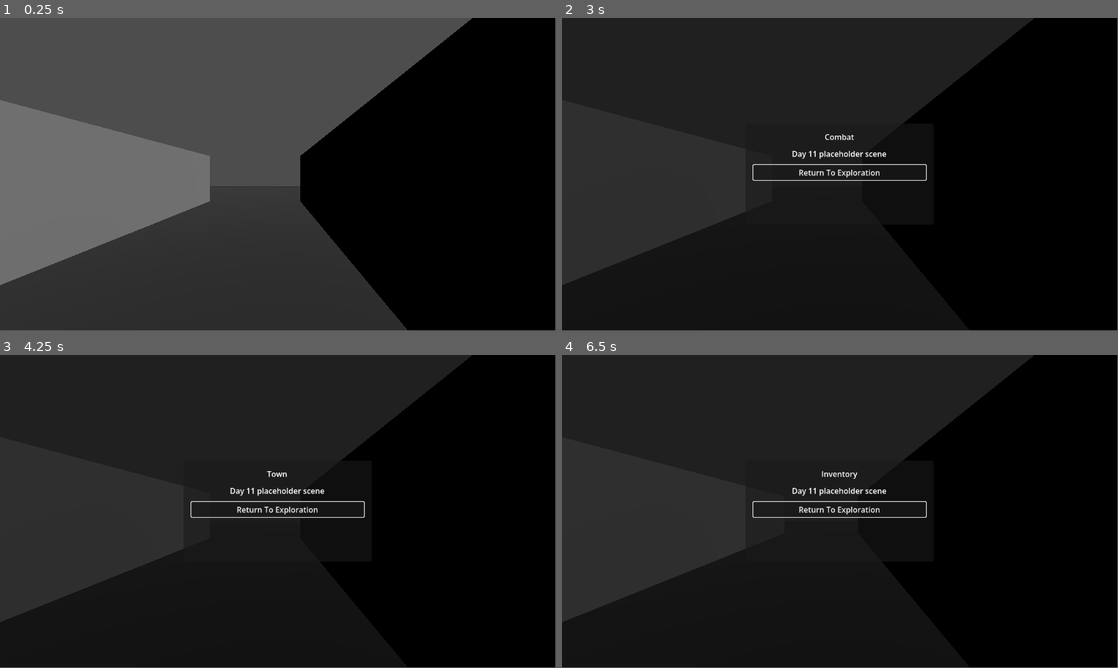
Above: before the commit, frames 1-4 (two rows, left to right).
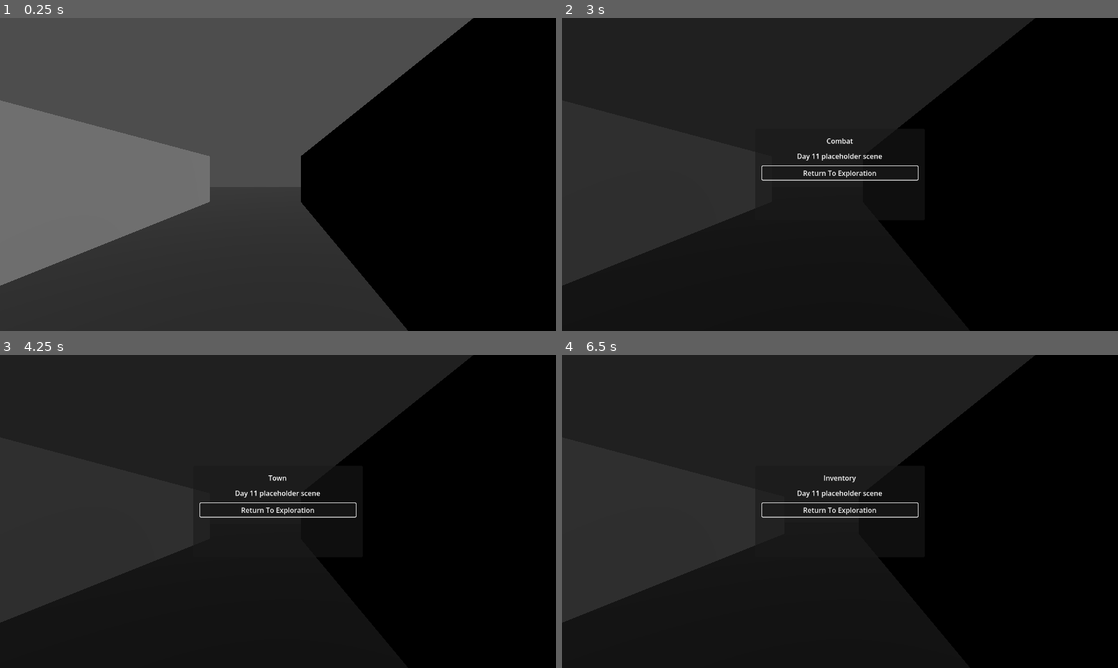
Above: after the commit, the same moments.

Repository: adamico/blobber-godot
Game: Godot game, scene res://scenes/world/manual_test_world.tscn
Same seed, same stepped clock (60 frames per second), same inputs: the game is played once before the commit and once after it.
Inputs (mouse positions are in pixels of both pictures, inside the frame that each line leads up to):
- Up to frame 1 (0.25 s): no input
- Up to frame 2 (3 s): tap Enter at 0.5, 2.75 s; move the mouse to (962, 158) at 0.52 s; hold D (move_right) 0.53-1.25 s; hold C (open_combat) 0.53-1.25 s; click (962, 158) at 0.67 s; tap T (open_town) at 0.8 s; click "Return To Exploration" at 1.25 s; tap Space at 2 s; drag from (728, 190) to (812, 237) at 2.02 s; move the mouse to (895, 105) at 2.77 s; hold D (move_right) from 2.78 s (still down); hold C (open_combat) from 2.78 s (still down)
- Up to frame 3 (4.25 s): tap T (open_town) at 3.05 s; release D (move_right) at 3.5 s; release C (open_combat) at 3.5 s; drag from (250, 574) to (111, 464) at 3.52 s
- Up to frame 4 (6.5 s): move the mouse to (1006, 558) at 4.27 s; hold A (move_left) 4.28-5 s; hold Shift 4.28-5 s; tap T (open_town) at 4.55 s; tap Escape (close_overlay) at 4.9 s; drag from (673, 464) to (756, 433) at 5.02 s; tap Space at 5.75 s; move the mouse to (867, 511) at 5.77 s; hold S (move_back) from 5.78 s (still down); hold T (open_town) from 5.78 s (still down); tap Ctrl at 5.85 s; click (867, 511) at 5.92 s; tap I (open_inventory) at 6.4 s
In our replay, the window is 799x449 before the commit and 800x450 after it. These sizes can differ from the game's own. Grey fills any space a smaller window leaves; there, only what the larger window draws over its background counts as a difference.

The runs differ from the first frame. In frame 1, 0.4% of the frame differs, in the area x 0-86%, y 0-100%; in frame 2, 1.0%; in frame 3, 0.9%; in frame 4, 1.0%, in the area x 0-86%, y 0-86%.

Commit message:
feat(config): update viewport settings and enhance overlay scene management

Diff:
--- a/project.godot
+++ b/project.godot
@@ -18,6 +18,13 @@
 [editor_plugins]
 
 enabled=PackedStringArray("res://addons/gut/plugin.cfg")
+
+[display]
+
+window/size/viewport_width=1280
+window/size/viewport_height=720
+window/stretch/mode="viewport"
+window/stretch/aspect="keep"
 
 [input]
 
--- a/scenes/world/manual_test_world.gd
+++ b/scenes/world/manual_test_world.gd
@@ -6,30 +6,39 @@
 @export_enum("Snap", "Smooth") var active_movement_preset := "Smooth"
 @export var preset_snap_path := "res://resources/presets/movement_config_snap.tres"
 @export var preset_smooth_path := "res://resources/presets/movement_config_smooth.tres"
-
-const INVENTORY_OVERLAY_PATH := "res://scenes/inventory/inventory_placeholder.tscn"
-const COMBAT_OVERLAY_PATH := "res://scenes/combat/combat_placeholder.tscn"
-const TOWN_OVERLAY_PATH := "res://scenes/town/town_placeholder.tscn"
+@export_file("*.tscn") var overlay_inventory_scene_path := "res://scenes/inventory/inventory_placeholder.tscn"
+@export_file("*.tscn") var overlay_combat_scene_path := "res://scenes/combat/combat_placeholder.tscn"
+@export_file("*.tscn") var overlay_town_scene_path := "res://scenes/town/town_placeholder.tscn"
 
 const OVERLAY_INVENTORY := &"inventory"
 const OVERLAY_COMBAT := &"combat"
 const OVERLAY_TOWN := &"town"
 const PRESET_SNAP := &"snap"
 const PRESET_SMOOTH := &"smooth"
+const NODE_PLAYER := "Player"
+const NODE_OVERLAY_MOUNT := "OverlayLayer/OverlayMount"
+const NODE_DEBUG_PANEL := "OverlayLayer/DebugPanel"
+const NODE_BTN_OPEN_INVENTORY := "OverlayLayer/DebugPanel/Margin/VBox/OpenInventory"
+const NODE_BTN_OPEN_COMBAT := "OverlayLayer/DebugPanel/Margin/VBox/OpenCombat"
+const NODE_BTN_OPEN_TOWN := "OverlayLayer/DebugPanel/Margin/VBox/OpenTown"
+const NODE_BTN_CLOSE_OVERLAY := "OverlayLayer/DebugPanel/Margin/VBox/CloseOverlay"
 
 var _occupancy: GridOccupancyMap
 var _active_overlay: Control
 var _active_overlay_kind: StringName = StringName()
-
-@onready var _player: Player = get_node_or_null("Player")
-@onready var _overlay_mount: Control = get_node_or_null("OverlayLayer/OverlayMount")
-@onready var _debug_panel: Control = get_node_or_null("OverlayLayer/DebugPanel")
-@onready var _btn_open_inventory: Button = get_node_or_null("OverlayLayer/DebugPanel/Margin/VBox/OpenInventory")
-@onready var _btn_open_combat: Button = get_node_or_null("OverlayLayer/DebugPanel/Margin/VBox/OpenCombat")
-@onready var _btn_open_town: Button = get_node_or_null("OverlayLayer/DebugPanel/Margin/VBox/OpenTown")
-@onready var _btn_close_overlay: Button = get_node_or_null("OverlayLayer/DebugPanel/Margin/VBox/CloseOverlay")
+var _overlay_scene_paths: Dictionary = {}
+
+var _player: Player
+var _overlay_mount: Control
+var _debug_panel: Control
+var _btn_open_inventory: Button
+var _btn_open_combat: Button
+var _btn_open_town: Button
+var _btn_close_overlay: Button
 
 func _ready() -> void:
+	_resolve_world_nodes()
+	_rebuild_overlay_registry()
 	_add_light()
 	_add_floor()
 	apply_movement_preset(active_movement_preset)
@@ -39,6 +48,24 @@
 	_apply_debug_panel_visibility()
 	_wire_overlay_controls()
 	_refresh_debug_buttons()
+
+
+func _resolve_world_nodes() -> void:
+	_player = get_node_or_null(NODE_PLAYER) as Player
+	_overlay_mount = get_node_or_null(NODE_OVERLAY_MOUNT) as Control
+	_debug_panel = get_node_or_null(NODE_DEBUG_PANEL) as Control
+	_btn_open_inventory = get_node_or_null(NODE_BTN_OPEN_INVENTORY) as Button
+	_btn_open_combat = get_node_or_null(NODE_BTN_OPEN_COMBAT) as Button
+	_btn_open_town = get_node_or_null(NODE_BTN_OPEN_TOWN) as Button
+	_btn_close_overlay = get_node_or_null(NODE_BTN_CLOSE_OVERLAY) as Button
+
+
+func _rebuild_overlay_registry() -> void:
+	_overlay_scene_paths = {
+		OVERLAY_INVENTORY: overlay_inventory_scene_path,
+		OVERLAY_COMBAT: overlay_combat_scene_path,
+		OVERLAY_TOWN: overlay_town_scene_path,
+	}
 
 
 func _unhandled_input(event: InputEvent) -> void:
@@ -202,15 +229,11 @@
 
 
 func _scene_for_overlay(kind: StringName) -> PackedScene:
-	match kind:
-		OVERLAY_INVENTORY:
-			return load(INVENTORY_OVERLAY_PATH) as PackedScene
-		OVERLAY_COMBAT:
-			return load(COMBAT_OVERLAY_PATH) as PackedScene
-		OVERLAY_TOWN:
-			return load(TOWN_OVERLAY_PATH) as PackedScene
-		_:
-			return null
+	var scene_path := String(_overlay_scene_paths.get(kind, ""))
+	if scene_path.is_empty():
+		return null
+
+	return load(scene_path) as PackedScene
 
 
 func _close_overlay_internal(restore_exploration: bool) -> void:
@@ -283,9 +306,8 @@
 		_align_gridmap_to_player_grid(gm)
 
 	_occupancy = GridOccupancyMap.from_grid_map(gm, occupancy_wall_layer)
-	var player: Player = get_node_or_null("Player")
-	if player != null and player.movement_controller != null:
-		player.movement_controller.passability_fn = _occupancy.is_passable
+	if _player != null and _player.movement_controller != null:
+		_player.movement_controller.passability_fn = _occupancy.is_passable
 		print("[Occupancy] layer=%d wired %d blocked cells" % [occupancy_wall_layer, _occupancy._blocked.size()])
 
 
--- a/tests/test_day12_presets.gd
+++ b/tests/test_day12_presets.gd
@@ -25,6 +25,8 @@
 	assert_true(world.apply_movement_preset(preset_name), "Expected movement preset to apply")
 	var player := world.get_node_or_null("Player") as Player
 	assert_not_null(player)
+	# Keep this regression focused on preset behavior, not map layout passability.
+	player.movement_controller.passability_fn = Callable()
 
 	var script: Array[PlayerCommand.Type] = [
 		PlayerCommand.Type.STEP_FORWARD,
Not shown, changed: docs/15days_plan.md
